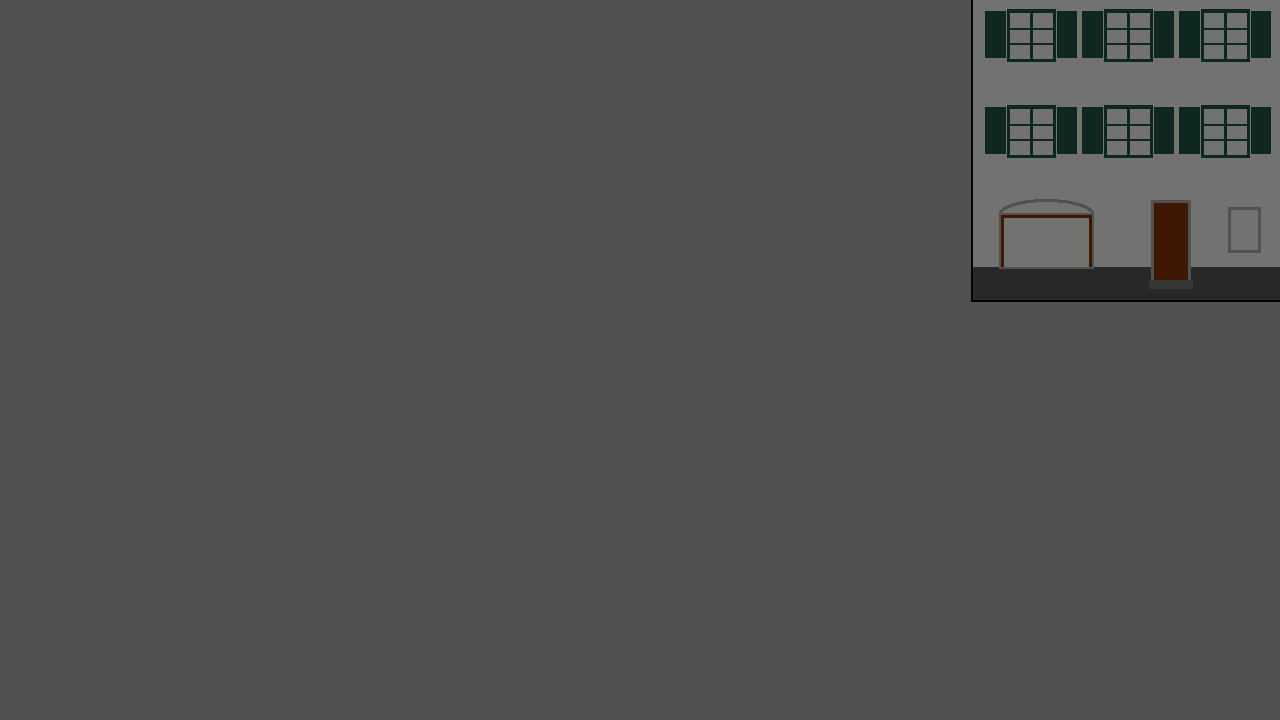
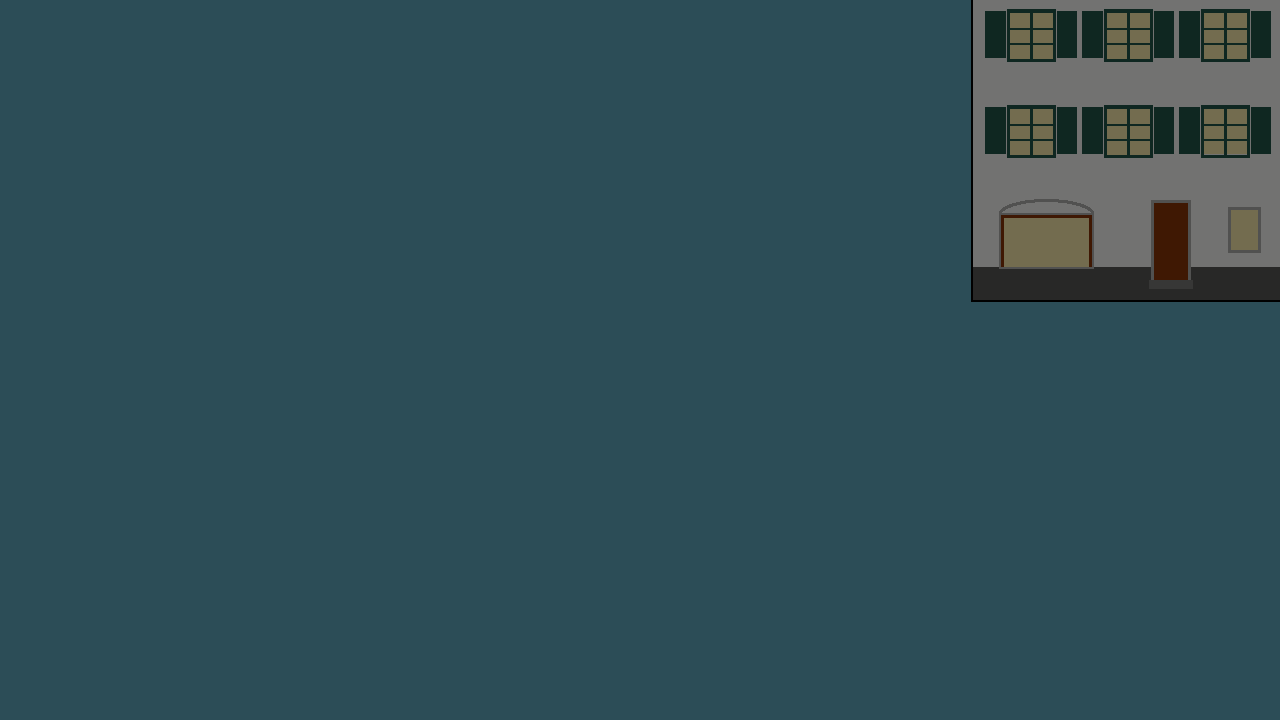
Comparing the layer stacks of the two 1280 × 720 images. Changes:
added layer "fill" in group "game" over (x1=1004, y1=13, x2=1258, y2=267)
painted on "Hintergrund" over (x1=0, y1=0, x2=1280, y2=720)
